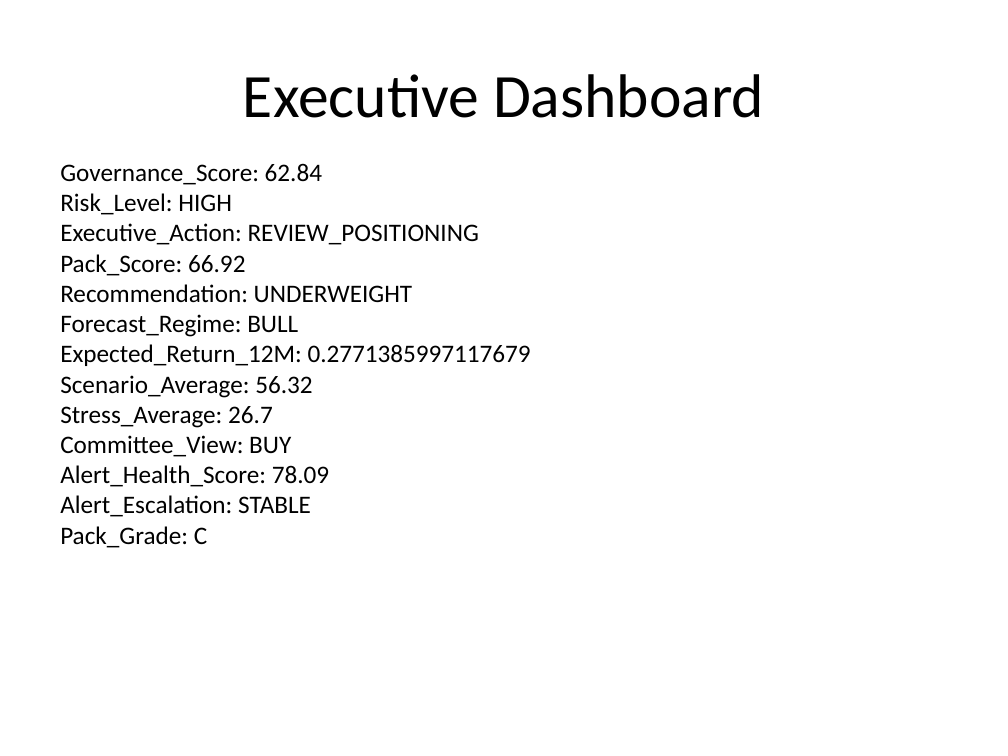
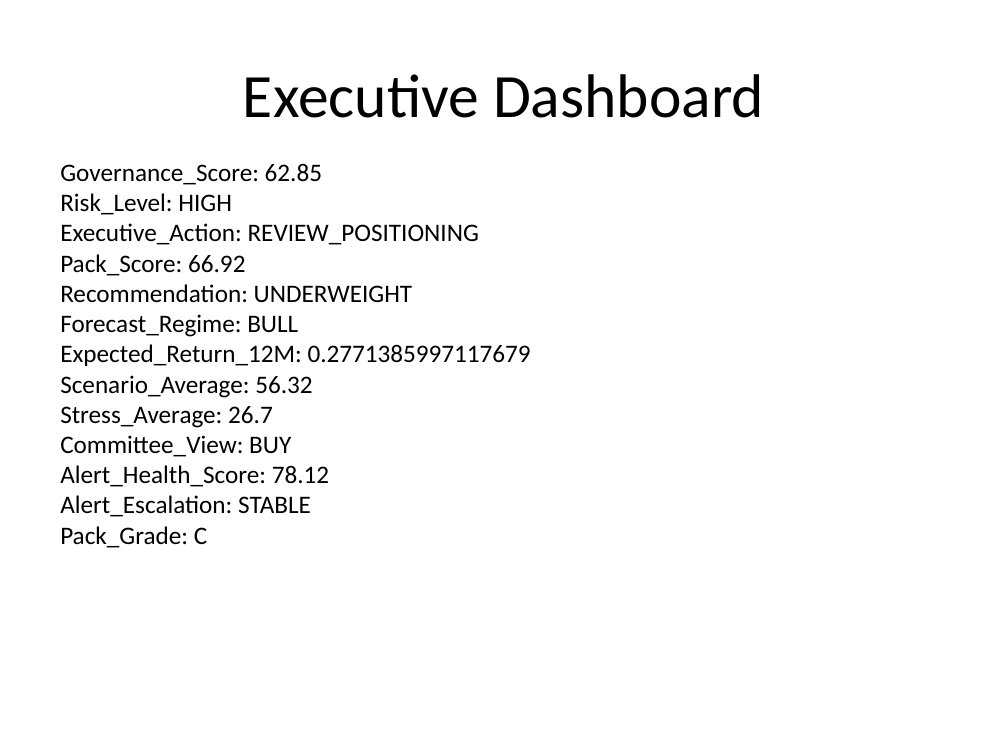
Before and after one commit to sakshinekkala28/Institutional_Quant_Platform, a slide deck: slide 2 of data/reports/investment_committee_presentation.pptx. Drawn at 1008x756 pixels with LibreOffice and Linux fonts; fonts in the diff are those of the drawing. Boxes give left, top, right and bottom in pixels: in the first picture for what was removed or moved away, otherwise in the second. Text is boxed around its words. In the diff, an @@ line names an element or a change of style, - is before the commit and + after.

```diff
--- a/data/reports/investment_committee_presentation.pptx
+++ b/data/reports/investment_committee_presentation.pptx
@@ text at (60,163,322,185): text changed @@
-Governance_Score: 62.84
+Governance_Score: 62.85
@@ text at (60,465,329,487): text changed @@
-Alert_Health_Score: 78.09
+Alert_Health_Score: 78.12
```
Also in this commit, not shown: 3 other slides changed, 14 other files.
